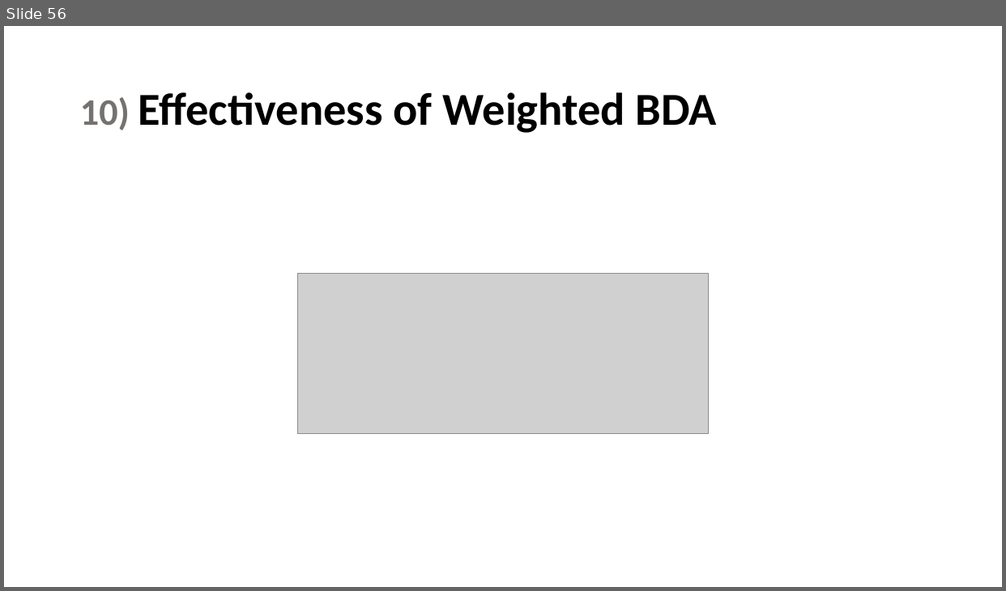
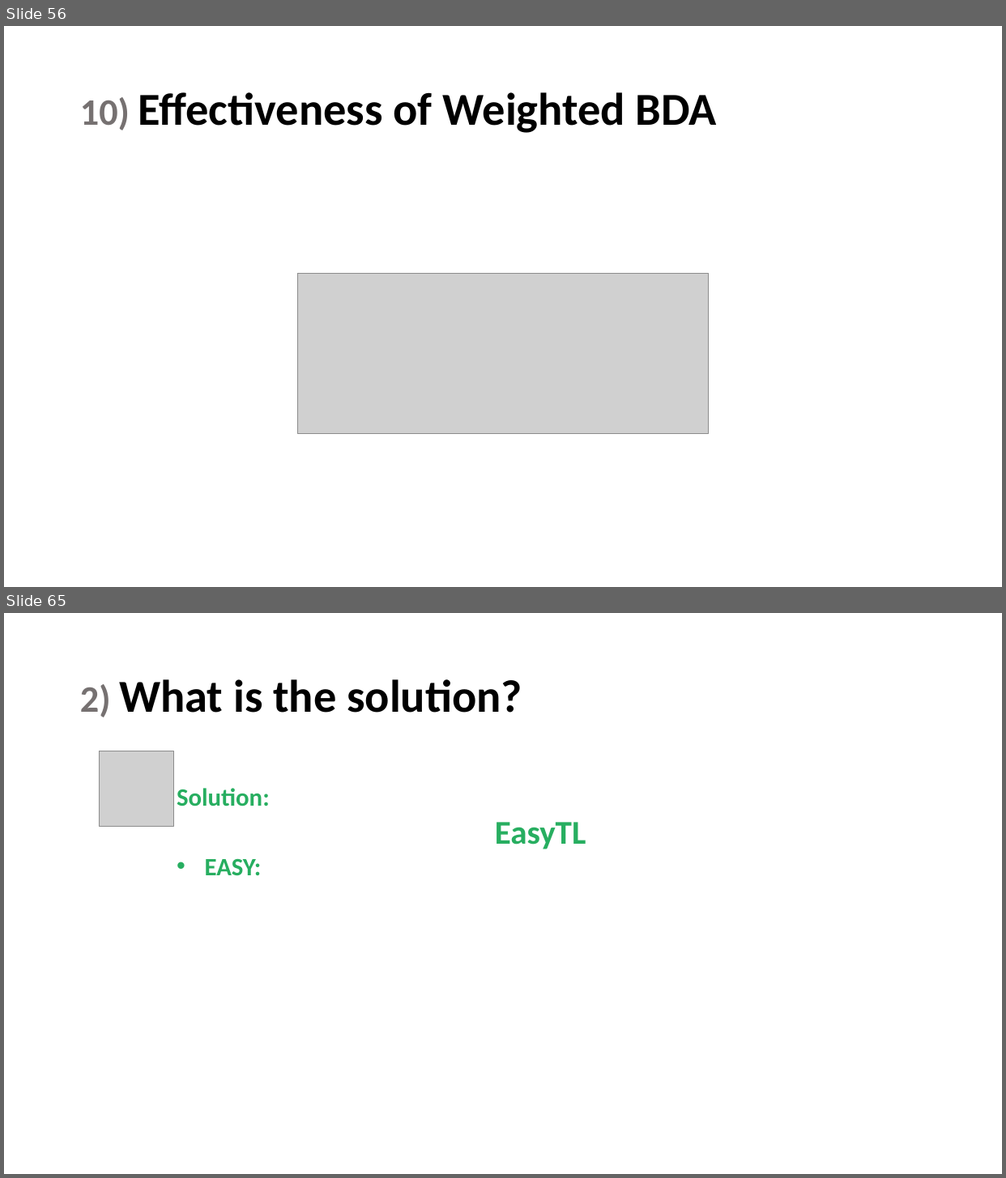
Before and after one commit to maryamhashemi/Transfer-Learning, a slide deck: phase3/Presentation/present.pptx. Shown one above the other, each under a label of ours: slide 56 before the commit, slides 56 and 65 after it; the slides between them are not shown. The pictures are 1006x591 and 1006x1178 pixels, drawn with LibreOffice and Linux fonts; fonts in the diff are those of the drawing; grey boxes stand for pictures. Boxes give left, top, right and bottom in pixels: in the first picture for what was removed or moved away, otherwise in the second. Text is boxed around its words. In the diff, an @@ line names an element or a change of style, - is before the commit and + after.

```diff
--- a/phase3/Presentation/present.pptx
+++ b/phase3/Presentation/present.pptx
@@ slide 65 added at bbox=[4, 613, 1002, 1174], background #FFFFFF @@
@@ title added at bbox=[80, 679, 522, 717], 44 pt, text #000000, bold @@
+2) What is the solution?
@@ picture added at bbox=[99, 752, 174, 826] @@
@@ text added at bbox=[177, 788, 586, 850], 24 pt, text #27AE60, bold @@
+Solution:
+EasyTL
+• EASY:
```
Also in this commit, not shown: 31 other slides added.
